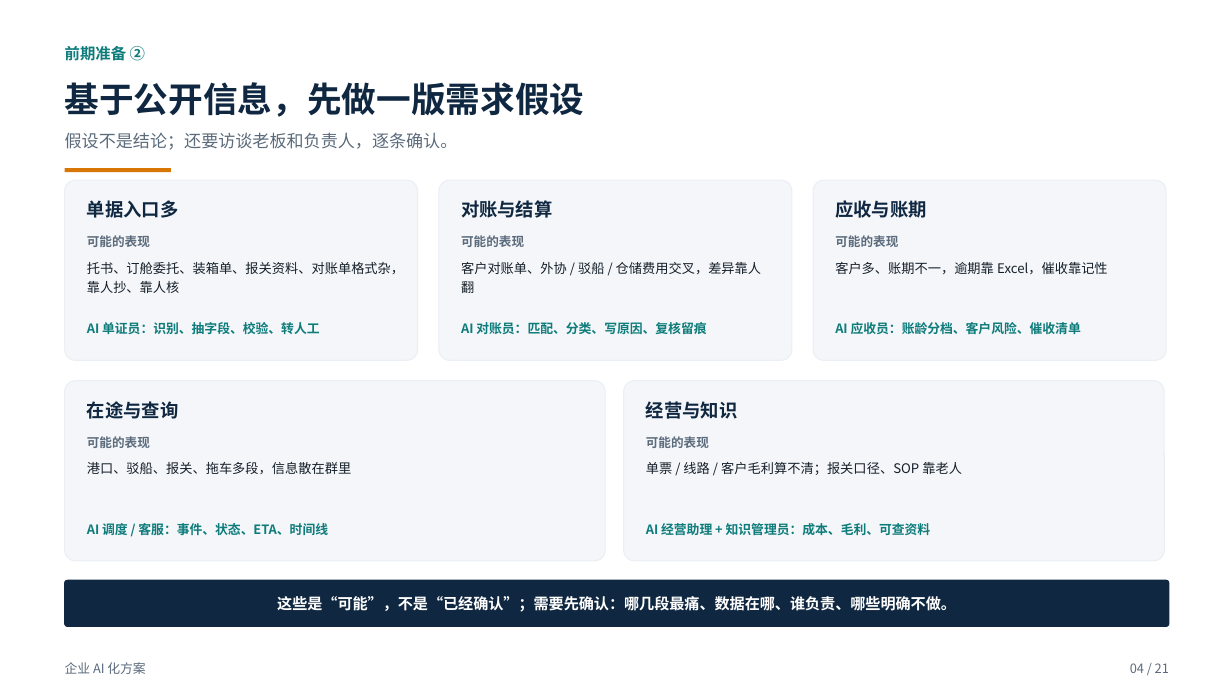
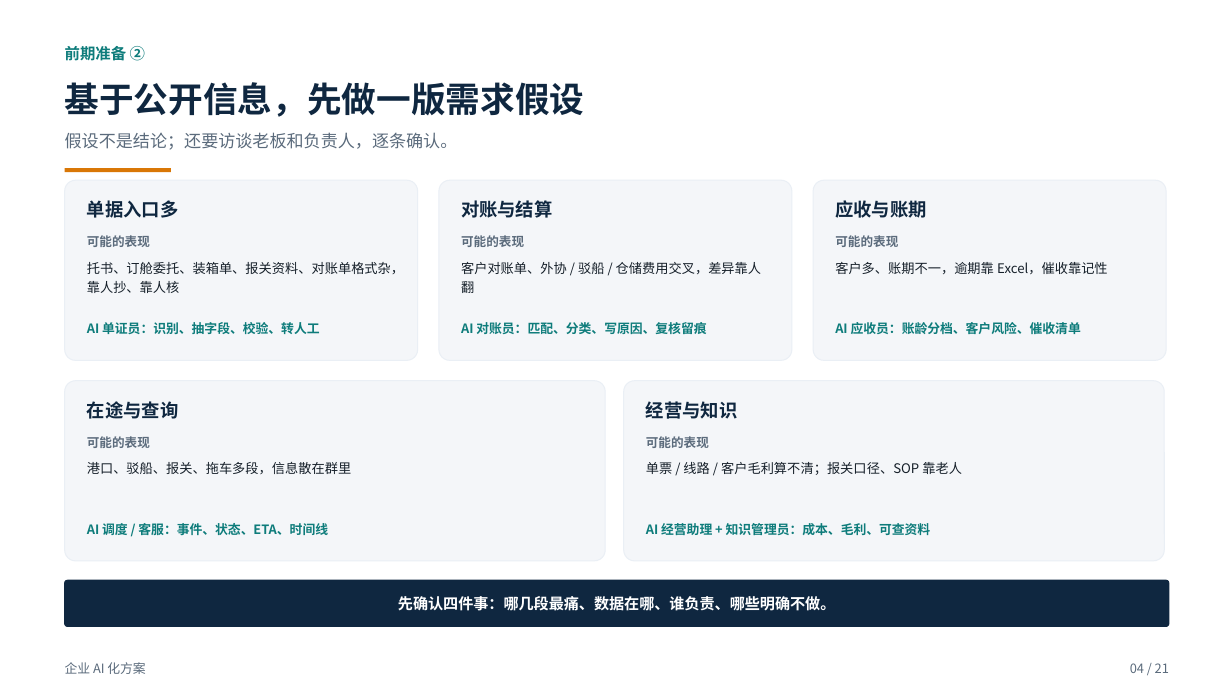
Before and after one commit to roma007/Enterprise-AI, a slide deck: slide 4 of 会客包/reports/客户老板版_企业AI化方案_2026-11-09.pptx. Drawn at 1232x693 pixels with LibreOffice and Linux fonts; fonts in the diff are those of the drawing. Boxes give left, top, right and bottom in pixels: in the first picture for what was removed or moved away, otherwise in the second. Text is boxed around its words. In the diff, an @@ line names an element or a change of style, - is before the commit and + after.

```diff
--- a/会客包/reports/客户老板版_企业AI化方案_2026-11-09.pptx
+++ b/会客包/reports/客户老板版_企业AI化方案_2026-11-09.pptx
@@ text at (x1=398, y1=596, x2=835, y2=611): text changed @@
-这些是“可能”，不是“已经确认”；需要先确认：哪几段最痛、数据在哪、谁负责、哪些明确不做。
+先确认四件事：哪几段最痛、数据在哪、谁负责、哪些明确不做。
```
Also in this commit, not shown: 15 other slides changed, 6 other files.
